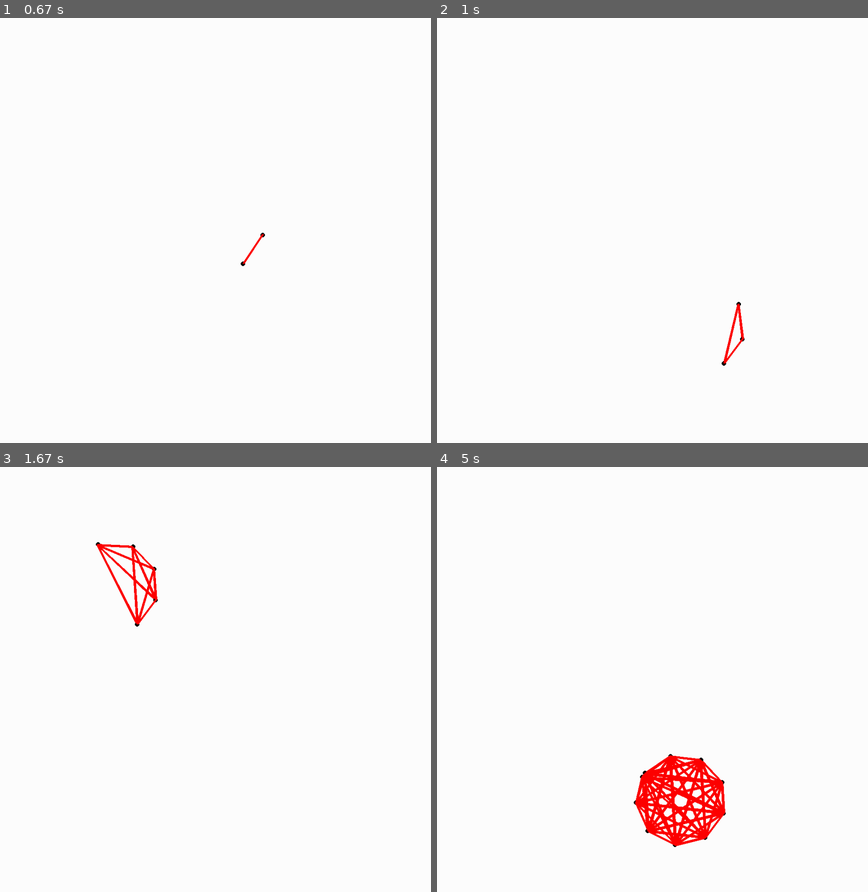
Above: before the commit, frames 1-4 (two rows, left to right).
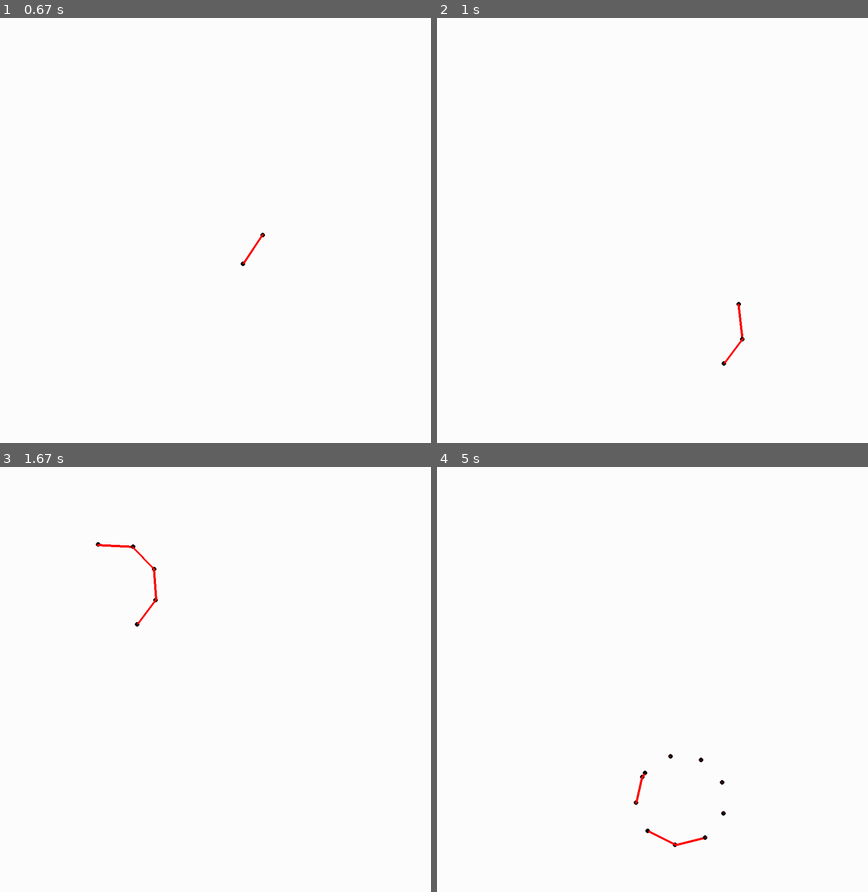
Above: after the commit, the same moments.

Repository: 15collinst/Pygame
Game: pygame game, started from element_orbiting.py
The game is run twice, just before and just after one commit, with the same random seed, the same clock (stepped at 60 frames per second) and the same inputs.
Inputs (mouse positions are in pixels of both pictures, inside the frame that each line leads up to):
- Up to frame 1 (0.67 s): click (219, 226) at 0.38 s
- Up to frame 2 (1 s): click (699, 324) at 0.72 s
- Up to frame 3 (1.67 s): click (383, 832) at 1.05 s; click (112, 586) at 1.38 s
- Up to frame 4 (5 s): click (656, 730) at 1.72 s; click (592, 581) at 2.05 s; click (811, 794) at 2.38 s; click (510, 717) at 2.72 s; click (523, 590) at 3.05 s; click (549, 756) at 3.38 s; click (816, 777) at 3.72 s; click (518, 841) at 4.05 s; click (514, 705) at 4.38 s; click (682, 798) at 4.72 s

Frame 1 is identical in both runs. In frame 2, 0.1% of the frame differs, in the area x 66-72%, y 67-82%; in frame 3, 0.6%; in frame 4, 2.7%, in the area x 45-67%, y 67-89%.

Commit message:
draws closest distance

Diff:
--- a/element_orbiting.py
+++ b/element_orbiting.py
@@ -38,19 +38,18 @@
     def draw(self):
         orbit_pos = self.get_position(mx, my)
         pygame.draw.circle(screen, orbit_col, orbit_pos, ELECTRON_SIZE, 0)
-
         self.angle += ROTATION_SPEED
 
-    def get_angle(self):
+    def get_closest_electron(self):
+        closest_distance = ORBIT_RADIUS * 2
         for i in range(len(ELECTRONS)):
             x1, y1 = self.get_position(mx,my)
             x2, y2 = ELECTRONS[i].get_position(mx,my)
-            distance_to_neighbour = math.sqrt( ((x1 - x2) ** 2) + ((y1 - y2) ** 2) )
-            pygame.draw.line(screen, RED, [x1, y1], [x2, y2], 5)
-
-
-
-
+            distance_to_neighbour = math.sqrt( ((x2 - x1) ** 2) + ((y2 - y1) ** 2) )
+            if distance_to_neighbour < closest_distance and distance_to_neighbour != 0:
+                closest_distance = distance_to_neighbour
+                closest_electron = ELECTRONS[i]
+        pygame.draw.line(screen, RED, self.get_position(mx,my), closest_electron.get_position(mx,my), 5)
 
 ELECTRONS.append(Electron())
 
@@ -70,15 +69,10 @@
         if len(ELECTRONS) == 1:
             pass
         else:
-            ELECTRONS[i].get_angle()
-
-
-
-
+            ELECTRONS[i].get_closest_electron()
 
     pygame.display.update()
 
     clock.tick(120)
 
-
 pygame.quit
